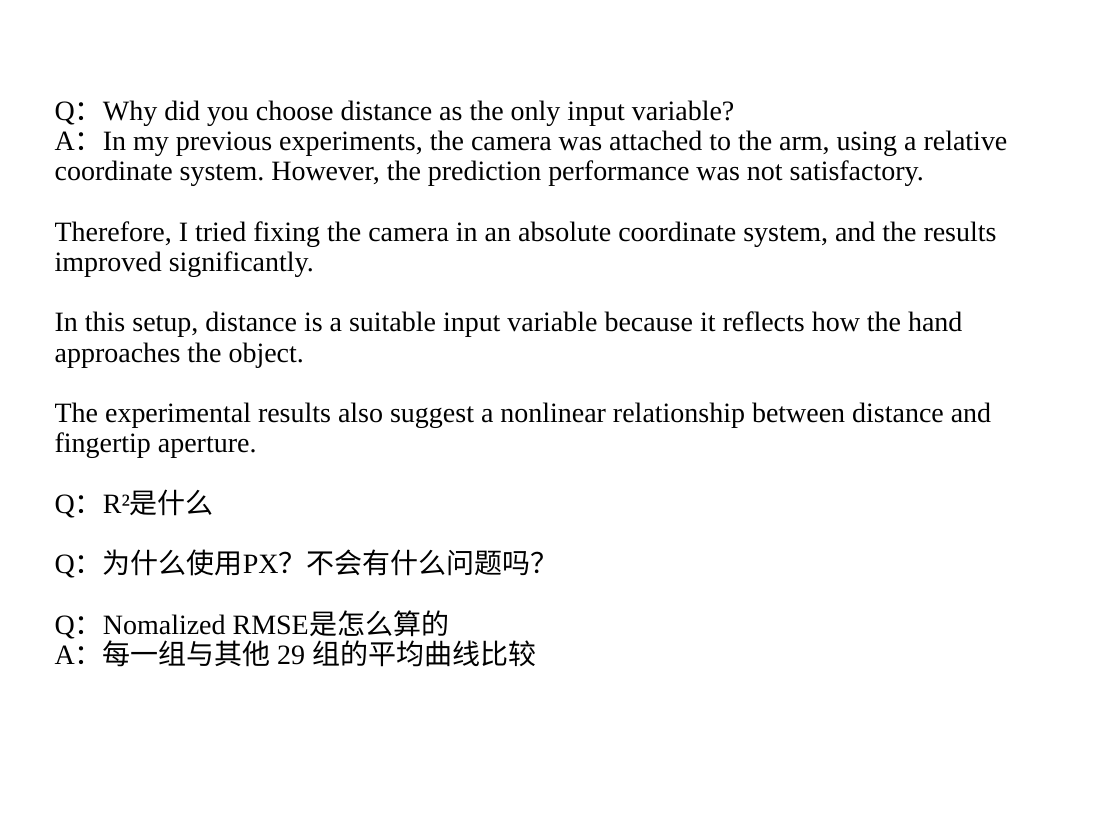
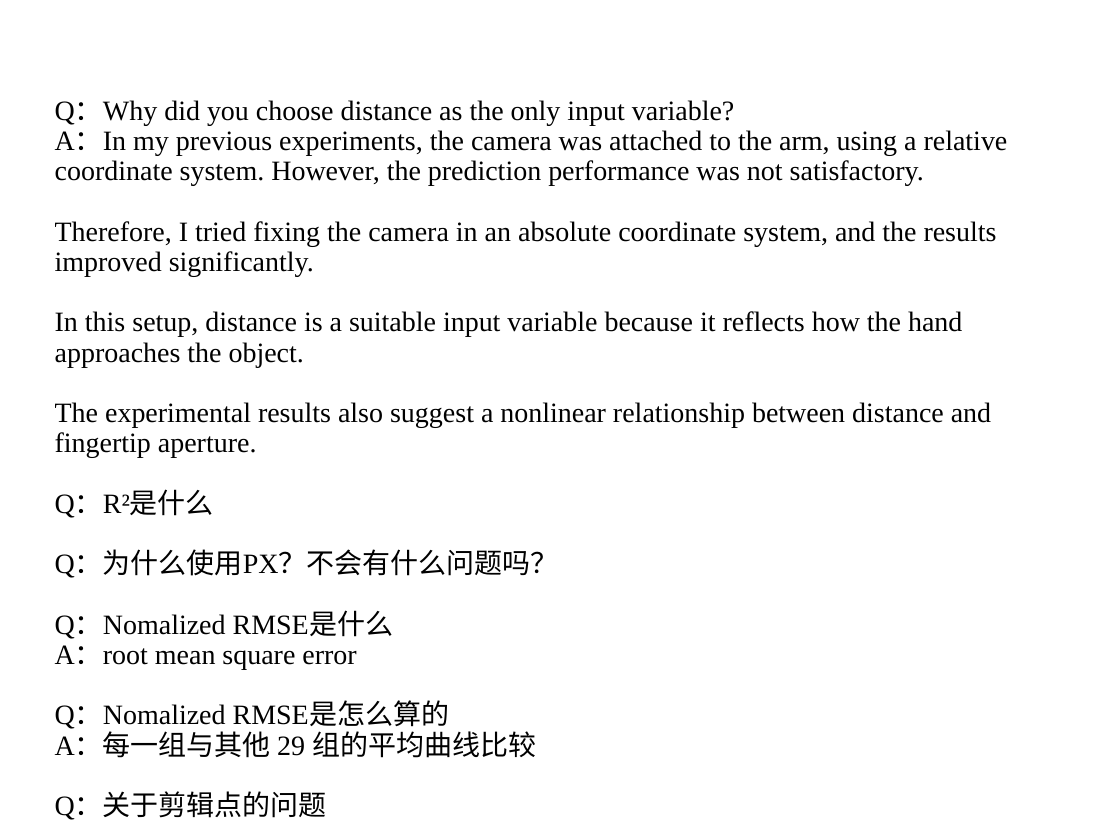
Before and after one commit to DiXiQing/Multimodal_Imitation_Learning, a slide deck: slide 2 of Zemi/回答应对.pptx. Drawn at 1120x840 pixels with LibreOffice and Linux fonts; fonts in the diff are those of the drawing. Boxes give left, top, right and bottom in pixels: in the first picture for what was removed or moved away, otherwise in the second. Text is boxed around its words. In the diff, an @@ line names an element or a change of style, - is before the commit and + after.

```diff
--- a/Zemi/回答应对.pptx
+++ b/Zemi/回答应对.pptx
@@ text at [55, 612, 393, 669]: paragraph added @@
+Q：Nomalized RMSE是什么
+A：root mean square error
@@ text at [55, 794, 327, 820]: paragraph added @@
+Q：关于剪辑点的问题
```
Also in this commit, not shown: 1 slide added, 24 other files.
